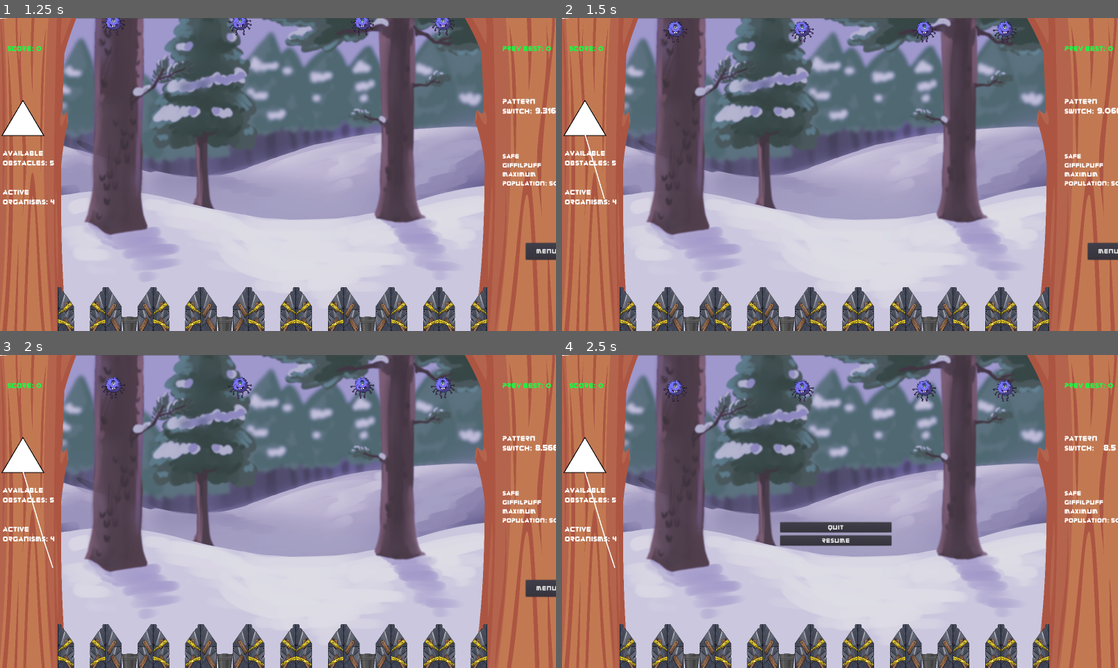
Above: before the commit, frames 1-4 (two rows, left to right).
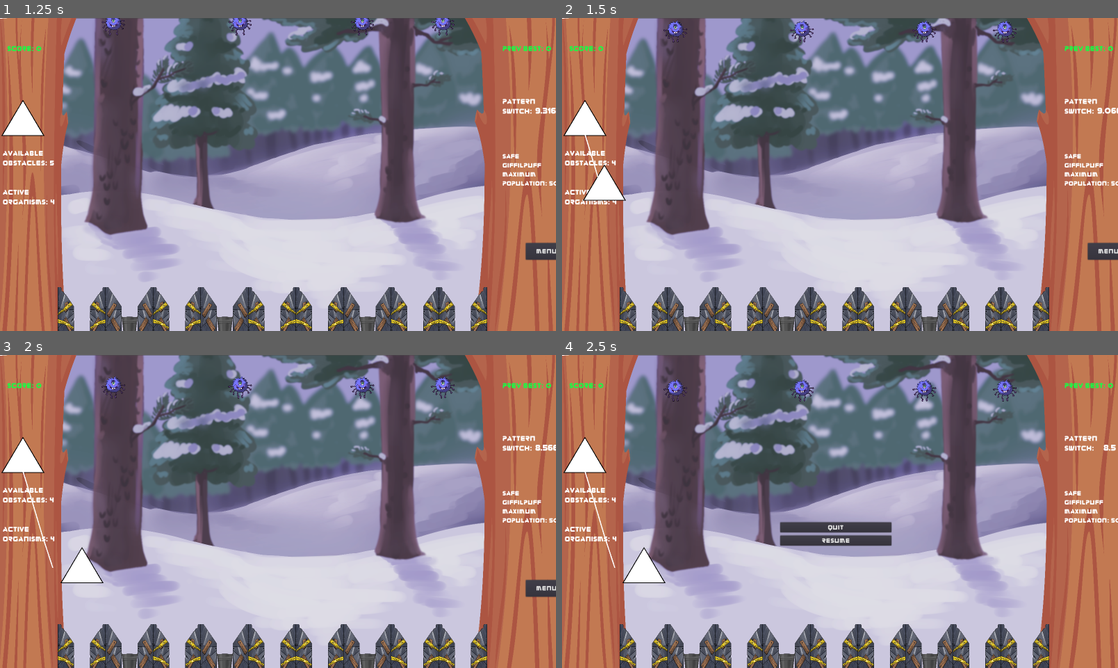
Above: after the commit, the same moments.

Repository: TreyDettmer/UP-Game-Jam-22
Game: Godot game, scene res://Scenes/MainMenu.tscn
Same seed, same stepped clock (60 frames per second), same inputs: the game is played once before the commit and once after it.
Inputs (mouse positions are in pixels of both pictures, inside the frame that each line leads up to):
- Up to frame 1 (1.25 s): click "Start!" at 0.5 s
- Up to frame 2 (1.5 s): drag from (584, 133) to (645, 327) at 1.27 s
- Up to frame 3 (2 s): no input
- Up to frame 4 (2.5 s): click "Menu" at 2 s

Frame 1 is identical in both runs. In frame 2, 0.5% of the frame differs, in the area x 3-12%, y 45-59%; in frame 3, 0.5%, in the area x 8-19%, y 45-73%; in frame 4, 0.5%.

Commit message:
Update Main.tscn

Diff:
--- a/Project/Scenes/Main.tscn
+++ b/Project/Scenes/Main.tscn
@@ -60,12 +60,16 @@
 anchor_bottom = 1.0
 margin_right = 175.0
 margin_bottom = 900.0
+mouse_filter = 2
+input_pass_on_modal_close_click = false
 
 [node name="RightRect" type="ColorRect" parent="Node2D"]
 anchor_bottom = 1.0
 margin_left = 1395.0
 margin_right = 1600.0
 margin_bottom = 900.0
+mouse_filter = 2
+input_pass_on_modal_close_click = false
 
 [node name="TextureRect" type="TextureRect" parent="Node2D"]
 margin_left = -83.0
Not shown: 1 places in Project/Scenes/Main.tscn that only renumber resources
